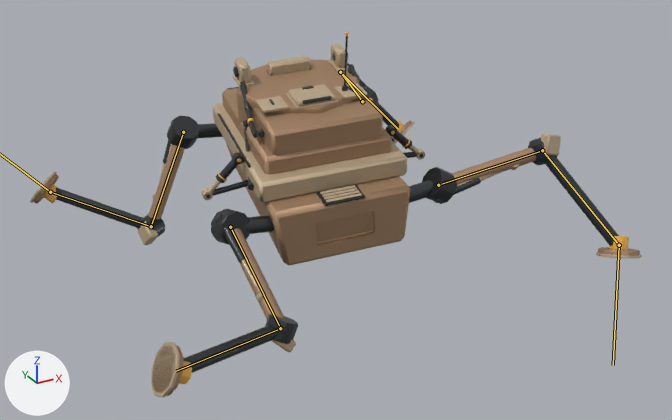
The FBX model unity/RogueCommandAssetAuthoring/Assets/RogueCommandExpansionSample/Models/BastionSiegeMech.fbx as it was, and as the next commit left it.
One viewpoint serves both versions: a camera (50 mm lens) standing at (-4.52, -8.67, 4.41) and looking at (0.17, -0.14, 0.15). Every picture has the same lights, and +X, +Y and +Z are marked at lower left. The first picture is the older version. Both versions are drawn at frame 30 of the action 'BastionSiegeMech_Armature|BastionSiegeMech_Action_Death'; the numbers are the values there. The bones that change are drawn over the model as lines.

In view in the first picture: 'BastionSiegeMech_Batch_Gunmetal', 'BastionSiegeMech_Batch_LightArmor', 'BastionSiegeMech_Batch_PrimaryArmor', 'BastionSiegeMech_Batch_Warning', 'BastionSiegeMech_Batch_WheelRim' and 1 more.
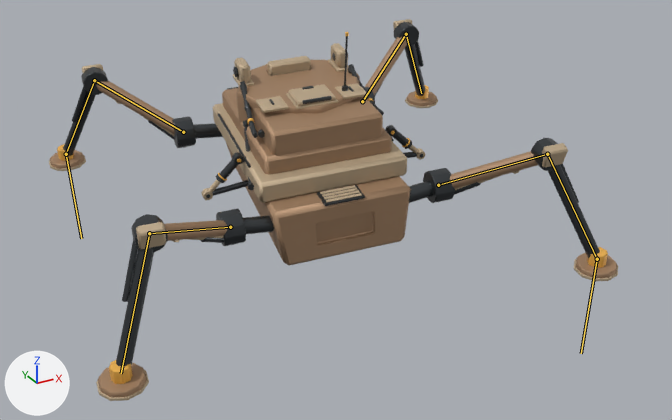
Location of each change, [x1, y1, x2, y2] in pixels of the pictures (672 x 420 px):
```json
{"object": "BastionSiegeMech_Batch_PrimaryArmor", "change": "posed", "before": [33, 59, 640, 396], "after": [50, 36, 617, 397], "on screen": "7% narrower, 7% taller"}
{"object": "BastionSiegeMech_Batch_Gunmetal", "change": "posed", "before": [55, 36, 619, 373], "after": [63, 22, 600, 366]}
{"object": "BastionSiegeMech_Batch_LightArmor", "change": "posed", "before": [30, 43, 642, 397], "after": [49, 19, 618, 401], "on screen": "7% narrower, 8% taller"}
{"object": "BastionSiegeMech_Batch_Warning", "change": "posed", "before": [43, 32, 629, 384], "after": [57, 32, 608, 384]}
{"object": "BastionSiegeMech_Batch_WheelRim", "change": "posed", "before": [152, 164, 519, 302], "after": [115, 100, 520, 243], "on screen": "mostly hidden afterwards"}
{"bone": "Bone_Thigh_FL", "before": "(183, 132) to (151, 226)", "after": "(183, 132) to (94, 80)"}
{"bone": "Bone_Shin_FL", "before": "(151, 226) to (50, 192)", "after": "(94, 80) to (66, 154)"}
{"bone": "Bone_Thigh_FR", "before": "(362, 101) to (340, 72)", "after": "(362, 101) to (406, 34)"}
{"bone": "Bone_Shin_FR", "before": "(340, 72) to (397, 128)", "after": "(406, 34) to (421, 93)"}
{"bone": "Bone_Thigh_RL", "before": "(230, 227) to (280, 328)", "after": "(230, 227) to (149, 233)"}
{"bone": "Bone_Shin_RL", "before": "(280, 328) to (176, 371)", "after": "(149, 233) to (121, 373)"}
{"bone": "Bone_Thigh_RR", "before": "(438, 185) to (542, 150)", "after": "(438, 185) to (547, 154)"}
{"bone": "Bone_Shin_RR", "before": "(542, 150) to (619, 245)", "after": "(547, 154) to (597, 259)"}
{"bone": "Bone_Foot_RR", "before": "(619, 245) to (613, 365)", "after": "(597, 259) to (581, 353)"}
```

Edits to the scene script, one JSON object a line:
```json
{"block": "bone_bone_thigh_fl", "where": "bone_bone_thigh_fl = bpy.data.objects['BastionSiegeMech_Armature'].pose.bones['Bone_Thigh_FL']  # child of 'Bone_Hull'"}
{"op": "set", "path": "bone_bone_thigh_fl.rotation_quaternion", "old": "(-0.205, -0.285, 0.611, -0.709)", "new": "(1.0, 0.0, 0.0, 0.0)", "note": "degrees (97, -139, 4) -> degrees (0, 0, 0)"}
{"block": "bone_bone_shin_fl", "where": "bone_bone_shin_fl = bpy.data.objects['BastionSiegeMech_Armature'].pose.bones['Bone_Shin_FL']  # child of 'Bone_Thigh_FL'"}
{"op": "set", "path": "bone_bone_shin_fl.rotation_quaternion", "old": "(0.998, 0.023, 0.006, -0.056)", "new": "(1.0, 0.0, 0.0, 0.0)", "note": "degrees (3, 1, -6) -> degrees (0, 0, 0)"}
{"block": "bone_bone_foot_fl", "where": "bone_bone_foot_fl = bpy.data.objects['BastionSiegeMech_Armature'].pose.bones['Bone_Foot_FL']  # child of 'Bone_Shin_FL'"}
{"op": "set", "path": "bone_bone_foot_fl.rotation_quaternion", "old": "(0.993, 0.122, 0.0, 0.0)", "new": "(1.0, 0.0, 0.0, 0.0)", "note": "degrees (14, 0, 0) -> degrees (0, 0, 0)"}
{"block": "bone_bone_thigh_fr", "where": "bone_bone_thigh_fr = bpy.data.objects['BastionSiegeMech_Armature'].pose.bones['Bone_Thigh_FR']  # child of 'Bone_Hull'"}
{"op": "set", "path": "bone_bone_thigh_fr.rotation_quaternion", "old": "(0.869, -0.225, -0.19, 0.397)", "new": "(1.0, 0.0, 0.0, 0.0)", "note": "degrees (-33, -9, 52) -> degrees (0, 0, 0)"}
{"block": "bone_bone_shin_fr", "where": "bone_bone_shin_fr = bpy.data.objects['BastionSiegeMech_Armature'].pose.bones['Bone_Shin_FR']  # child of 'Bone_Thigh_FR'"}
{"op": "set", "path": "bone_bone_shin_fr.rotation_quaternion", "old": "(0.996, -0.035, -0.013, -0.082)", "new": "(1.0, 0.0, 0.0, 0.0)", "note": "degrees (-4, -2, -9) -> degrees (0, 0, 0)"}
{"block": "bone_bone_thigh_rl", "where": "bone_bone_thigh_rl = bpy.data.objects['BastionSiegeMech_Armature'].pose.bones['Bone_Thigh_RL']  # child of 'Bone_Hull'"}
{"op": "set", "path": "bone_bone_thigh_rl.rotation_quaternion", "old": "(-0.313, -0.621, 0.712, -0.099)", "new": "(1.0, 0.0, 0.0, 0.0)", "note": "degrees (-17, -145, 88) -> degrees (0, 0, 0)"}
{"block": "bone_bone_shin_rl", "where": "bone_bone_shin_rl = bpy.data.objects['BastionSiegeMech_Armature'].pose.bones['Bone_Shin_RL']  # child of 'Bone_Thigh_RL'"}
{"op": "set", "path": "bone_bone_shin_rl.rotation_quaternion", "old": "(0.985, -0.164, 0.008, 0.05)", "new": "(1.0, 0.0, 0.0, 0.0)", "note": "degrees (-19, 2, 5) -> degrees (0, 0, 0)"}
{"block": "bone_bone_thigh_rr", "where": "bone_bone_thigh_rr = bpy.data.objects['BastionSiegeMech_Armature'].pose.bones['Bone_Thigh_RR']  # child of 'Bone_Hull'"}
{"op": "set", "path": "bone_bone_thigh_rr.rotation_quaternion", "old": "(0.893, -0.223, -0.34, 0.193)", "new": "(1.0, 0.0, 0.0, 0.0)", "note": "degrees (-38, -31, 36) -> degrees (0, 0, 0)"}
{"block": "bone_bone_shin_rr", "where": "bone_bone_shin_rr = bpy.data.objects['BastionSiegeMech_Armature'].pose.bones['Bone_Shin_RR']  # child of 'Bone_Thigh_RR'"}
{"op": "set", "path": "bone_bone_shin_rr.rotation_quaternion", "old": "(0.987, 0.075, 0.014, -0.143)", "new": "(1.0, 0.0, 0.0, 0.0)", "note": "degrees (8, 3, -16) -> degrees (0, 0, 0)"}
{"block": "bone_bone_foot_rr", "where": "bone_bone_foot_rr = bpy.data.objects['BastionSiegeMech_Armature'].pose.bones['Bone_Foot_RR']  # child of 'Bone_Shin_RR'"}
{"op": "set", "path": "bone_bone_foot_rr.rotation_quaternion", "old": "(0.993, 0.122, 0.0, 0.0)", "new": "(1.0, 0.0, 0.0, 0.0)", "note": "degrees (14, 0, 0) -> degrees (0, 0, 0)"}
```
